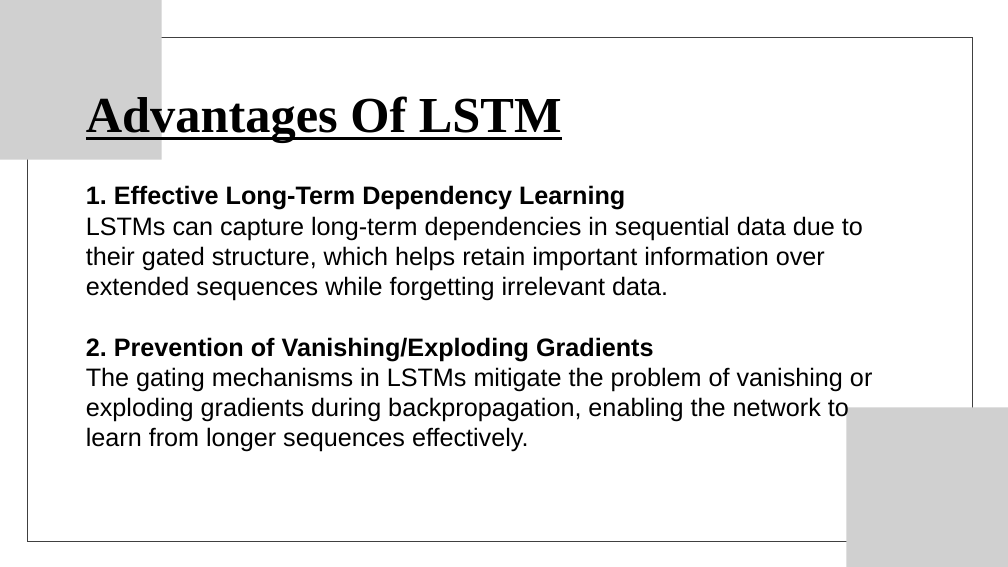
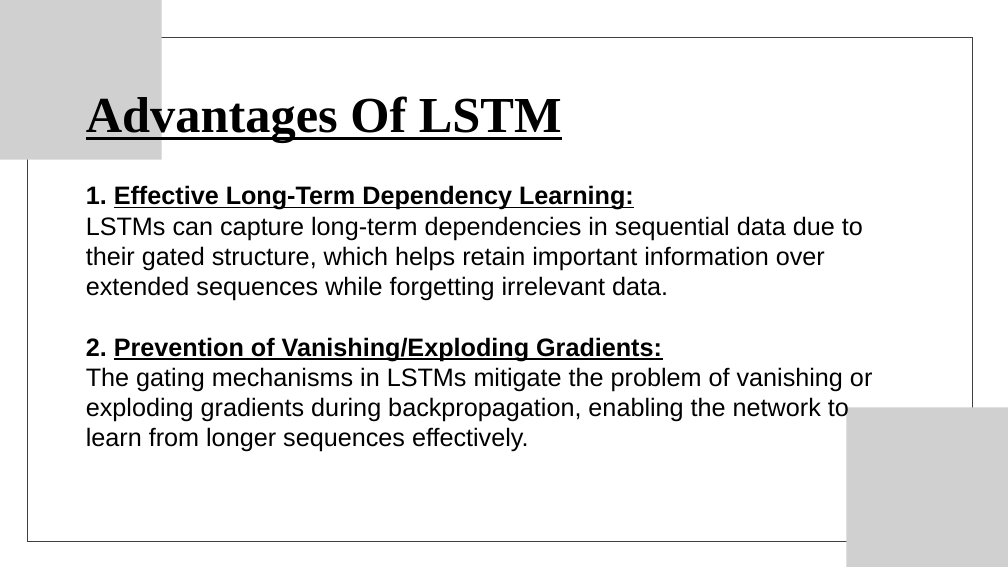
Before and after one commit to Codegeek2004/CyberBullying_Detection, a slide deck: slide 11 of static/asset/PRESENTATION.pptx. Drawn at 1008x567 pixels with LibreOffice and Linux fonts; fonts in the diff are those of the drawing; grey boxes stand for pictures. Boxes give left, top, right and bottom in pixels: in the first picture for what was removed or moved away, otherwise in the second. Text is boxed around its words. In the diff, an @@ line names an element or a change of style, - is before the commit and + after.

```diff
--- a/static/asset/PRESENTATION.pptx
+++ b/static/asset/PRESENTATION.pptx
@@ text at [86, 93, 872, 452]: text changed @@
-Advantages Of LSTM
-1. Effective Long-Term Dependency Learning
-LSTMs can capture long-term dependencies in sequential data due to their gated structure, which helps retain important information over extended sequences while forgetting irrelevant data.
-2. Prevention of Vanishing/Exploding Gradients
-The gating mechanisms in LSTMs mitigate the problem of vanishing or exploding gradients during backpropagation, enabling the network to learn from longer sequences effectively.
+Advantages Of LSTM
+1. Effective Long-Term Dependency Learning:
+LSTMs can capture long-term dependencies in sequential data due to their gated structure, which helps retain important information over extended sequences while forgetting irrelevant data.
+2. Prevention of Vanishing/Exploding Gradients:
+The gating mechanisms in LSTMs mitigate the problem of vanishing or exploding gradients during backpropagation, enabling the network to learn from longer sequences effectively.
```
Also in this commit, not shown: 5 other slides changed.
